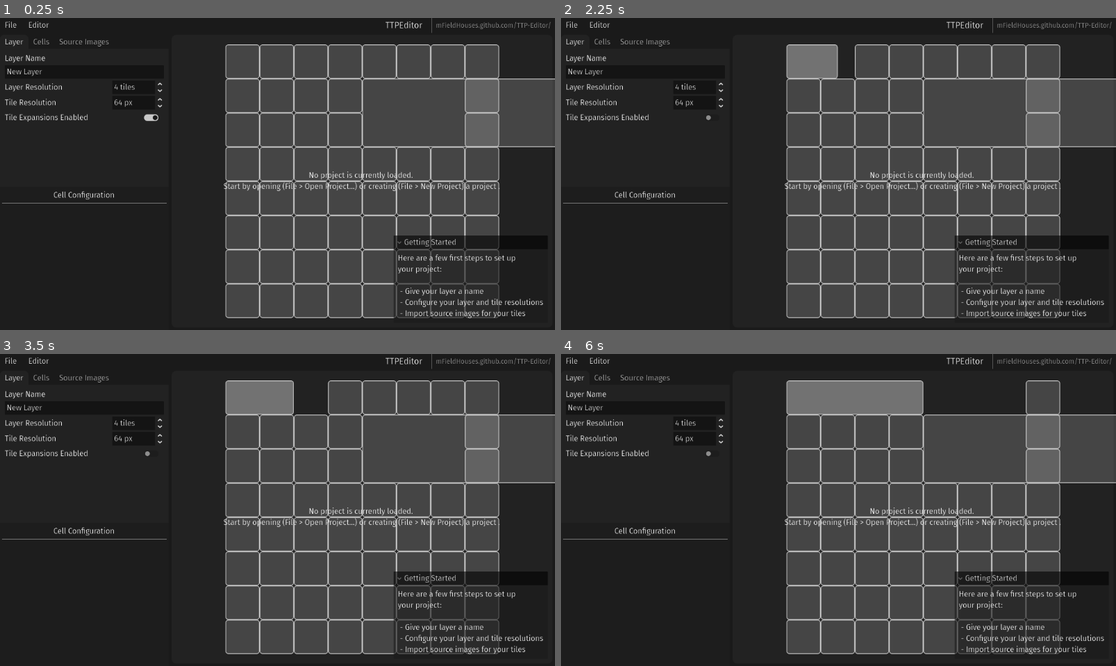
Above: before the commit, frames 1-4 (two rows, left to right).
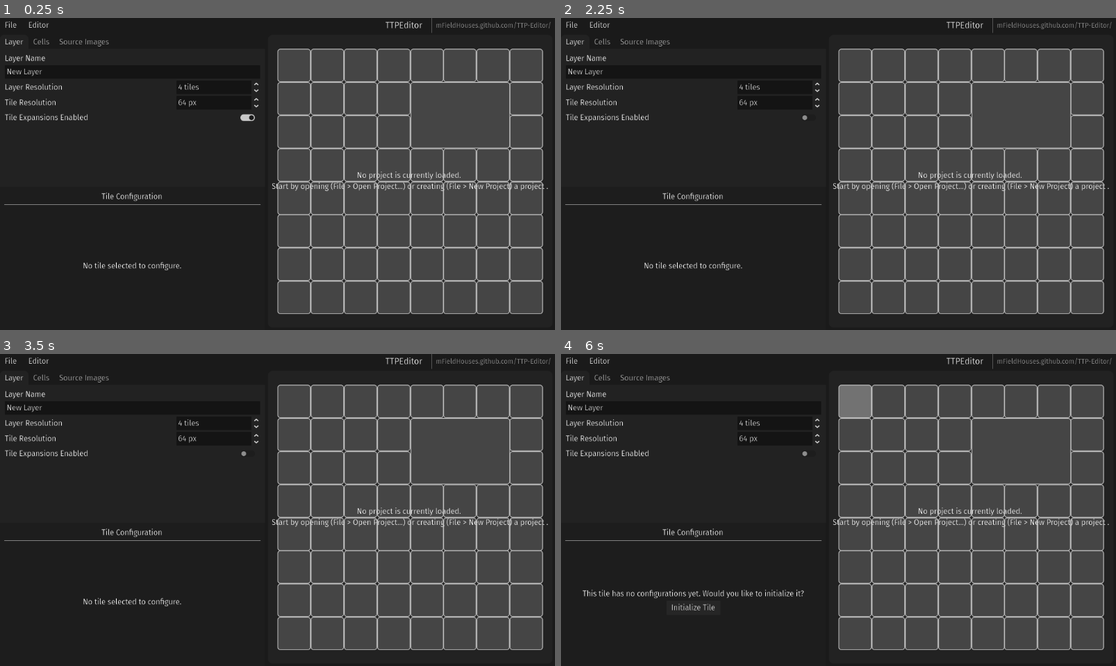
Above: after the commit, the same moments.

Repository: mFieldHouses/TTP-Editor
Game: Godot game, scene res://main.tscn
Same seed, same stepped clock (60 frames per second), same inputs: the game is played once before the commit and once after it.
Inputs (mouse positions are in pixels of both pictures, inside the frame that each line leads up to; where the layout moved, square brackets give the same spot in the first picture):
- Up to frame 1 (0.25 s): no input
- Up to frame 2 (2.25 s): click "File" at 0.5 s; click (777, 117) [699, 117] at 1.25 s; click (805, 61) at 2.02 s
- Up to frame 3 (3.5 s): click (249, 397) at 2.77 s
- Up to frame 4 (6 s): click (821, 397) at 3.52 s; click (827, 397) at 4.27 s; click (838, 397) at 5.02 s; click (844, 397) at 5.77 s

The runs differ from the first frame. In frame 1, 26% of the frame differs, in the area x 0-100%, y 8-97%; in frame 2, 27%; in frame 3, 27%; in frame 4, 28%.

Commit message:
implement first true saving

Diff:
--- a/main.gd
+++ b/main.gd
@@ -18,6 +18,10 @@
 
 @export var side_bar_v_split : VSplitContainer
 
+# Miscellaneous nodes
+@export var tile_container: TileContainer
+@export var tile_configuration_parent: VBoxContainer
+
 func _ready() -> void:
 	# Call function at end of frame to make sure all containers have taken on their correct sizes
 	_initialize_container_sizes.call_deferred()
@@ -28,6 +32,7 @@
 
 	# Connect signals
 	file_menu_button.get_popup().id_pressed.connect(_file_option_chosen)
+	tile_container.tile_pos_selected.connect(_tile_button_pressed)
 
 	#$NotAProjectFileDialog.popup_centered(Vector2i(50,50))
 	#JavaScriptBridge.download_buffer(PackedByteArray([1,5,3,6,1,2,5,1]), "test_file.txt")
@@ -73,3 +78,6 @@
 func _notification_pop_out(window : Window) -> void:
 	error_background.visible = false
 	window.visible = false
+
+func _tile_button_pressed(pos : Vector2i) -> void:
+	tile_configuration_parent.show_tile_configuration(TileConfigurationDatabase.tile_configurations[pos])
--- a/main.tscn
+++ b/main.tscn
@@ -2,7 +2,9 @@
 
 [ext_resource type="Theme" uid="uid://b0e40jr1wqanf" path="res://resources/themes/default.tres" id="1_ig7tw"]
 [ext_resource type="Script" uid="uid://chch48at0toib" path="res://main.gd" id="2_0xm2m"]
+[ext_resource type="Script" uid="uid://b50k4ytw8vj33" path="res://scripts/tile_configuration_parent.gd" id="3_1bvp3"]
 [ext_resource type="Script" uid="uid://cvgmkr65py4sy" path="res://scripts/classes/nodes/TileContainer.gd" id="3_h2yge"]
+[ext_resource type="Script" uid="uid://chxlhgbxvnfh7" path="res://scripts/tile_configuration.gd" id="4_lquwl"]
 
 [sub_resource type="LabelSettings" id="LabelSettings_h2yge"]
 font_size = 18
@@ -31,7 +33,7 @@
 corner_radius_bottom_right = 10
 corner_radius_bottom_left = 10
 
-[node name="Root" type="Control" unique_id=1810646056 node_p …(206 unchanged characters)… "editor_menu_button", "side_bar_v_split")]
+[node name="Root" type="Control" unique_id=1810646056 node_p …(206 unchanged characters)… "editor_menu_button", "side_bar_v_split", "tile_container", "tile_configuration_parent")]
 layout_mode = 3
 anchors_preset = 15
 anchor_right = 1.0
@@ -49,6 +51,8 @@
 file_menu_button = NodePath("RootVBox/ToolbarRootMarginContainer/ToolBarRootHBox/FileMenuButton")
 editor_menu_button = NodePath("RootVBox/ToolbarRootMarginContainer/ToolBarRootHBox/EditorMenuButton")
 side_bar_v_split = NodePath("RootVBox/WorkSpaceRootSplitContainer/SideBarRootPanel/VSplitContainer")
+tile_container = NodePath("RootVBox/WorkSpaceRootSplitContainer/MarginContainer/ViewPortRootPanel/TileGridRootAspectRatioContainer/TileGridRootMarginContainer/TileContainer")
+tile_configuration_parent = NodePath("RootVBox/WorkSpaceRootSplitContainer/SideBarRootPanel/VSplitContainer/TileConfigurationPanelContainer/MarginContainer/VBoxContainer")
 
 [node name="background" type="ColorRect" parent="." unique_id=222009543]
 layout_mode = 1
@@ -126,12 +130,11 @@
 size_flags_vertical = 3
 theme_override_constants/separation = 0
 theme_override_icons/grabber = SubResource("PlaceholderTexture2D_0xm2m")
-split_offsets = PackedInt32Array(350)
-split_offset = 350
+split_offsets = PackedInt32Array(550)
+split_offset = 550
 
 [node name="SideBarRootPanel" type="PanelContainer" parent="RootVBox/WorkSpaceRootSplitContainer" unique_id=1327798156]
 custom_minimum_size = Vector2(350, 0)
-custom_maximum_size = Vector2(700, -1)
 layout_mode = 2
 theme_override_styles/panel = SubResource("StyleBoxFlat_0xm2m")
 
@@ -305,28 +308,79 @@
 [node name="ImageEntry" type="HBoxContainer" parent="RootVBox/WorkSpaceRootSplitContainer/SideBarRootPanel/VSplitContainer/TabContainer/SourceImagesMarginContainer/Source Images" unique_id=1831065416]
 layout_mode = 2
 
-[node name="CellConfigurationPanelContainer" type="PanelContainer" parent="RootVBox/WorkSpaceRootSplitContainer/SideBarRootPanel/VSplitContainer" unique_id=2084254055]
+[node name="TileConfigurationPanelContainer" type="PanelContainer" parent="RootVBox/WorkSpaceRootSplitContainer/SideBarRootPanel/VSplitContainer" unique_id=2084254055]
 custom_minimum_size = Vector2(0, 200)
 layout_mode = 2
 theme_override_styles/panel = SubResource("StyleBoxFlat_1bvp3")
 
-[node name="MarginContainer" type="MarginContainer" parent="RootVBox/WorkSpaceRootSplitContainer/SideBarRootPanel/VSplitContainer/CellConfigurationPanelContainer" unique_id=1117783388]
-layout_mode = 2
-theme_override_constants/margin_left = 5
-theme_override_constants/margin_top = 7
-theme_override_constants/margin_right = 5
-theme_override_constants/margin_bottom = 5
-
-[node name="VBoxContainer" type="VBoxContainer" parent="RootVBox/WorkSpaceRootSplitContainer/SideBarRootPanel/VSplitContainer/CellConfigurationPanelContainer/MarginContainer" unique_id=880057358]
-layout_mode = 2
-
-[node name="CellConfigurationLabel" type="Label" parent="RootVBox/WorkSpaceRootSplitContainer/SideBarRootPanel/VSplitContainer/CellConfigurationPanelContainer/MarginContainer/VBoxContainer" unique_id=1926974288]
-layout_mode = 2
-text = "Cell Configuration"
+[node name="MarginContainer" type="MarginContainer" parent="RootVBox/WorkSpaceRootSplitContainer/SideBarRootPanel/VSplitContainer/TileConfigurationPanelContainer" unique_id=1117783388]
+layout_mode = 2
+theme_override_constants/margin_left = 10
+theme_override_constants/margin_top = 10
+theme_override_constants/margin_right = 10
+theme_override_constants/margin_bottom = 10
+
+[node name="VBoxContainer" type="VBoxContainer" parent="RootVBox/WorkSpaceRootSplitContainer/SideBarRootPanel/VSplitContainer/TileConfigurationPanelContainer/MarginContainer" unique_id=880057358 node_paths=PackedStringArray("tile_configuration_container", "no_tile_selected_label")]
+layout_mode = 2
+script = ExtResource("3_1bvp3")
+tile_configuration_container = NodePath("TileConfiguration")
+no_tile_selected_label = NodePath("NoTileSelectedLabe")
+
+[node name="TileConfigurationLabel" type="Label" parent="RootVBox/WorkSpaceRootSplitContainer/SideBarRootPanel/VSplitContainer/TileConfigurationPanelContainer/MarginContainer/VBoxContainer" unique_id=1926974288]
+layout_mode = 2
+text = "Tile Configuration"
 horizontal_alignment = 1
 
-[node name="HSeparator" type="HSeparator" parent="RootVBox/WorkSpaceRootSplitContainer/SideBarRootPanel/VSplitContainer/CellConfigurationPanelContainer/MarginContainer/VBoxContainer" unique_id=159087397]
-layout_mode = 2
+[node name="HSeparator" type="HSeparator" parent="RootVBox/WorkSpaceRootSplitContainer/SideBarRootPanel/VSplitContainer/TileConfigurationPanelContainer/MarginContainer/VBoxContainer" unique_id=159087397]
+layout_mode = 2
+
+[node name="NoTileSelectedLabe" type="Label" parent="RootVBox/WorkSpaceRootSplitContainer/SideBarRootPanel/VSplitContainer/TileConfigurationPanelContainer/MarginContainer/VBoxContainer" unique_id=345027019]
+layout_mode = 2
+size_flags_vertical = 6
+text = "No tile selected to configure."
+horizontal_alignment = 1
+
+[node name="TileConfiguration" type="VBoxContainer" parent="RootVBox/WorkSpaceRootSplitContainer/SideBarRootPanel/VSplitContainer/TileConfigurationPanelContainer/MarginContainer/VBoxContainer" unique_id=1613134191 node_paths=PackedStringArray("tile_name", "tile_uninitialized_v_box", "tile_configuration_properties_v_box", "initialize_tile_button")]
+visible = false
+layout_mode = 2
+size_flags_vertical = 3
+script = ExtResource("4_lquwl")
+tile_name = NodePath("TileConfigurationPropertiesVBox/TileNameVBox/TileName")
+tile_uninitialized_v_box = NodePath("TileUninitializedVBox")
+tile_configuration_properties_v_box = NodePath("TileConfigurationPropertiesVBox")
+initialize_tile_button = NodePath("TileUninitializedVBox/InitializeTileButton")
+
+[node name="TileConfigurationPropertiesVBox" type="VBoxContainer" parent="RootVBox/WorkSpaceRootSplitContainer/SideBarRootPanel/VSplitContainer/TileConfigurationPanelContainer/MarginContainer/VBoxContainer/TileConfiguration" unique_id=2056257152]
+layout_mode = 2
+
+[node name="TileNameVBox" type="VBoxContainer" parent="RootVBox/WorkSpaceRootSplitContainer/SideBarRootPanel/VSplitContainer/TileConfigurationPanelContainer/MarginContainer/VBoxContainer/TileConfiguration/TileConfigurationPropertiesVBox" unique_id=457166939]
+layout_mode = 2
+tooltip_text = "How many different tiles this layer will consist of, both on the X and Y axis"
+theme_override_constants/separation = 10
+
+[node name="TileNameLabel" type="Label" parent="RootVBox/WorkSpaceRootSplitContainer/SideBarRootPanel/VSplitContainer/TileConfigurationPanelContainer/MarginContainer/VBoxContainer/TileConfiguration/TileConfigurationPropertiesVBox/TileNameVBox" unique_id=451091875]
+layout_mode = 2
+size_flags_horizontal = 3
+text = "Tile Name"
+text_overrun_behavior = 3
+
+[node name="TileName" type="LineEdit" parent="RootVBox/WorkSpaceRootSplitContainer/SideBarRootPanel/VSplitContainer/TileConfigurationPanelContainer/MarginContainer/VBoxContainer/TileConfiguration/TileConfigurationPropertiesVBox/TileNameVBox" unique_id=1149129709]
+layout_mode = 2
+text = "New Tile"
+
+[node name="TileUninitializedVBox" type="VBoxContainer" parent="RootVBox/WorkSpaceRootSplitContainer/SideBarRootPanel/VSplitContainer/TileConfigurationPanelContainer/MarginContainer/VBoxContainer/TileConfiguration" unique_id=1986440178]
+layout_mode = 2
+size_flags_vertical = 6
+
+[node name="Label" type="Label" parent="RootVBox/WorkSpaceRootSplitContainer/SideBarRootPanel/VSplitContainer/TileConfigurationPanelContainer/MarginContainer/VBoxContainer/TileConfiguration/TileUninitializedVBox" unique_id=1724477260]
+layout_mode = 2
+text = "This tile has no configurations yet. Would you like to initialize it?"
+horizontal_alignment = 1
+
+[node name="InitializeTileButton" type="Button" parent="RootVBox/WorkSpaceRootSplitContainer/SideBarRootPanel/VSplitContainer/TileConfigurationPanelContainer/MarginContainer/VBoxContainer/TileConfiguration/TileUninitializedVBox" unique_id=1640609164]
+layout_mode = 2
+size_flags_horizontal = 4
+text = "Initialize Tile"
 
 [node name="MarginContainer" type="MarginContainer" parent="RootVBox/WorkSpaceRootSplitContainer" unique_id=573602453]
 layout_mode = 2
@@ -364,6 +418,7 @@
 metadata/_custom_type_script = "uid://cvgmkr65py4sy"
 
 [node name="RootTutorialMarginContainer" type="MarginContainer" parent="." unique_id=1963241074]
+visible = false
 layout_mode = 1
 anchors_preset = -1
 anchor_right = 1.0
--- a/project.godot
+++ b/project.godot
@@ -22,9 +22,10 @@
 [autoload]
 
 WebFileAccess="*uid://cs1k6ywveetut"
+WebUtils="*uid://c7x2mf25lgvpr"
 GlobalFileAccess="*uid://cy3tbxy52tuuv"
 GlobalProjectManager="*uid://bo1q5s2r3hv4o"
-TileConfigurationDataBase="*uid://l1owvvgnagbt"
+TileConfigurationDatabase="*uid://l1owvvgnagbt"
 
 [display]
 
--- a/scripts/autoloads/GlobalProjectManager.gd
+++ b/scripts/autoloads/GlobalProjectManager.gd
@@ -1,6 +1,6 @@
 extends Node
 
-var project_configuration : LayerConfiguration
+var project_configuration : LayerConfiguration = LayerConfiguration.new()
 
 enum ProjectOpenError {
 	SUCCESS,
@@ -33,7 +33,7 @@
 
 	zp.open("user://saved/New Project.zip", ZIPPacker.APPEND_CREATE)
 	zp.start_file("config.ttpc")
-	zp.write_file(JSON.stringify("{'test': 'Hello World!'}").to_utf8_buffer())
+	zp.write_file(JSON.stringify(project_configuration.get_save_object(), " ").to_utf8_buffer())
 	zp.close_file()
 	zp.close()
 
--- a/scripts/autoloads/TileConfigurationDataBase.gd
+++ b/scripts/autoloads/TileConfigurationDatabase.gd
@@ -21,3 +21,14 @@
 
 func load_configurations() -> void:
 	pass
+
+func get_save_object() -> Dictionary[Vector2i, Dictionary]:
+	var result : Dictionary[Vector2i, Dictionary] = {}
+
+	for pos : Vector2i in tile_configurations.keys():
+		var config : TileConfiguration = tile_configurations[pos]
+
+		if !config.uninitialized:
+			result[pos] = config.get_save_object()
+
+	return result
--- /dev/null
+++ b/scripts/autoloads/WebUtils.gd
@@ -0,0 +1,15 @@
+extends Node
+
+
+# Called when the node enters the scene tree for the first time.
+func _ready() -> void:
+
+	# "Are you sure you want to leave this page?" prompt
+	JavaScriptBridge.eval(prevent_leaving_js)
+
+const prevent_leaving_js : String = \
+'window.addEventListener("beforeunload", function (event) {
+    event.preventDefault();
+    event.returnValue = true;
+});
+'
--- a/scripts/classes/nodes/TileContainer.gd
+++ b/scripts/classes/nodes/TileContainer.gd
@@ -3,10 +3,12 @@
 
 var tile_buttons : Array[TileButton] = []
 
-signal remove_tile(pos : Vector2i)
+signal tile_pos_selected(pos : Vector2i)
+
+signal _remove_tile(pos : Vector2i)
 
 func _ready() -> void:
-	TileConfigurationDataBase.configuration_changed.connect(update_layout)
+	TileConfigurationDatabase.configuration_changed.connect(update_layout)
 	update_layout.call_deferred()
 
 func clear_old_tile_buttons() -> void:
@@ -21,10 +23,10 @@
 
 	var tiles_to_remove : Array[Vector2i] = []
 
-	for pos : Vector2i in TileConfigurationDataBase.tile_configurations.keys():
-		var config : TileConfiguration = TileConfigurationDataBase.tile_configurations[pos]
+	for pos : Vector2i in TileConfigurationDatabase.tile_configurations.keys():
+		var config : TileConfiguration = TileConfigurationDatabase.tile_configurations[pos]
 
-		create_tile_button_at_position(pos, config.tile_size)
+		create_tile_button_at_position(pos, config)
 
 		if config.tile_size > Vector2i(1,1):
 			for x : int in config.tile_size.x:
@@ -35,28 +37,33 @@
 					tiles_to_remove.append(Vector2i(x + pos.x, y + pos.y))
 
 	for tile : Vector2i in tiles_to_remove:
-		remove_tile.emit(tile)
+		_remove_tile.emit(tile)
 
-func create_tile_button_at_position(tile_position : Vector2i, tile_size : Vector2i) -> void:
+func create_tile_button_at_position(tile_position : Vector2i, tile_configuration : TileConfiguration) -> void:
 	var new_button : TileButton = TileButton.new()
 	new_button.tile_position = tile_position
 
-	new_button.size = (size / 16.0)
-	new_button.position = (size / 16.0) * Vector2(tile_position)
+	# Set up button text
+	new_button.text = tile_configuration.tile_name
+	new_button.autowrap_mode = TextServer.AUTOWRAP_WORD_SMART
+	new_button.text_overrun_behavior = TextServer.OVERRUN_TRIM_ELLIPSIS_FORCE
 
-	# This doesn't work right
-	new_button.anchor_left = (1.0/16.0) * (tile_position.x)
-	new_button.anchor_top = (1.0/16.0) * (tile_position.y)
-	new_button.anchor_bottom = (tile_size.y/16.0) * (tile_position.y + 1)
-	new_button.anchor_right = (tile_size.x/16.0) * (tile_position.x + 1)
+	# Set up button sizing
+	new_button.anchor_left = (1.0/8.0) * (tile_position.x)
+	new_button.anchor_top = (1.0/8.0) * (tile_position.y)
+	new_button.anchor_bottom = (1.0/8.0) * ((tile_position.y + 1) + (tile_configuration.tile_size.y - 1))
+	new_button.anchor_right = (1.0/8.0) * (tile_position.x + 1 + (tile_configuration.tile_size.x - 1))
 
-	remove_tile.connect(new_button.remove)
+	new_button.offset_bottom = 0
+	new_button.offset_top = 0
+	new_button.offset_left = 0
+	new_button.offset_right = 0
 
-	new_button.button_down.connect(
-		func():
-			TileConfigurationDataBase.tile_configurations[tile_position].tile_size.x += 1
-	)
+	# Connect signals
+	_remove_tile.connect(new_button.remove)
+	new_button.button_down.connect(tile_pos_selected.emit.bind(tile_position))
 
+	# Add to our list of buttons
 	tile_buttons.append(new_button)
 
 	add_child(new_button)
--- a/scripts/classes/resources/LayerConfiguration.gd
+++ b/scripts/classes/resources/LayerConfiguration.gd
@@ -14,7 +14,9 @@
 
 func get_save_object() -> Dictionary:
 	var object : Dictionary = {
-
+		"layer_name": layer_name,
+		"resolution": resolution,
+		"tiles": TileConfigurationDatabase.get_save_object()
 	}
 
 	return object
--- a/scripts/classes/resources/TileConfiguration.gd
+++ b/scripts/classes/resources/TileConfiguration.gd
@@ -1,9 +1,15 @@
 extends Resource
 class_name TileConfiguration
+
+@export var uninitialized : bool = true
 
 @export var tile_name : String = "":
 	set(x):
 		tile_name = x
+
+		if x.is_empty():
+			tile_name = "Unnamed Tile"
+
 		emit_changed()
 
 @export var source_texture_name : String = "":
@@ -21,7 +27,13 @@
 		randomization_directions = x
 		emit_changed()
 
-func get_save_object() -> Dictionary:
+func initialize_values() -> void:
+	tile_name = "New Tile"
+	source_texture_name = ""
+	tile_size = tile_size
+	randomization_directions = randomization_directions
+
+func get_save_object() -> Dictionary[String, Variant]:
 	return {
 		"tile_name": tile_name,
 		"source_texture_name": source_texture_name,
--- /dev/null
+++ b/scripts/tile_configuration.gd
@@ -0,0 +1,37 @@
+extends VBoxContainer
+
+# Property editors
+@export var tile_name: LineEdit
+
+@export var tile_uninitialized_v_box: VBoxContainer
+@export var tile_configuration_properties_v_box: VBoxContainer
+@export var initialize_tile_button: Button
+
+var edited_configuration : TileConfiguration
+
+func _ready() -> void:
+	tile_name.text_changed.connect(_tile_name_changed)
+	initialize_tile_button.button_down.connect(_initialize_edited_configuration)
+
+func show_tile_configuration(configuration : TileConfiguration) -> void:
+	edited_configuration = configuration
+
+	tile_uninitialized_v_box.visible = configuration.uninitialized
+	tile_configuration_properties_v_box.visible = !configuration.uninitialized
+
+	if edited_configuration:
+		if !edited_configuration.uninitialized:
+			_load_edited_tile_configuration()
+
+func _initialize_edited_configuration() -> void:
+	edited_configuration.uninitialized = false
+	edited_configuration.initialize_values()
+
+	show_tile_configuration(edited_configuration)
+
+func _load_edited_tile_configuration() -> void:
+	tile_name.text = edited_configuration.tile_name
+
+func _tile_name_changed(new_name : String) -> void:
+	if edited_configuration:
+		edited_configuration.tile_name = new_name
--- /dev/null
+++ b/scripts/tile_configuration_parent.gd
@@ -0,0 +1,10 @@
+extends VBoxContainer
+
+@export var tile_configuration_container : VBoxContainer
+@export var no_tile_selected_label : Label
+
+func show_tile_configuration(configuration : TileConfiguration) -> void:
+	tile_configuration_container.visible = configuration != null
+	no_tile_selected_label.visible = configuration == null
+
+	tile_configuration_container.show_tile_configuration(configuration)
Renamed: scripts/autoloads/TileConfigurationDataBase.gd.uid -> scripts/autoloads/TileConfigurationDatabase.gd.uid
Not shown, added: scripts/autoloads/WebUtils.gd.uid
Not shown, added: scripts/tile_configuration.gd.uid
Not shown, added: scripts/tile_configuration_parent.gd.uid
Not shown, changed: exports/web/index.js
Not shown, changed: exports/web/index.pck
Not shown, changed: exports/web/index.wasm
